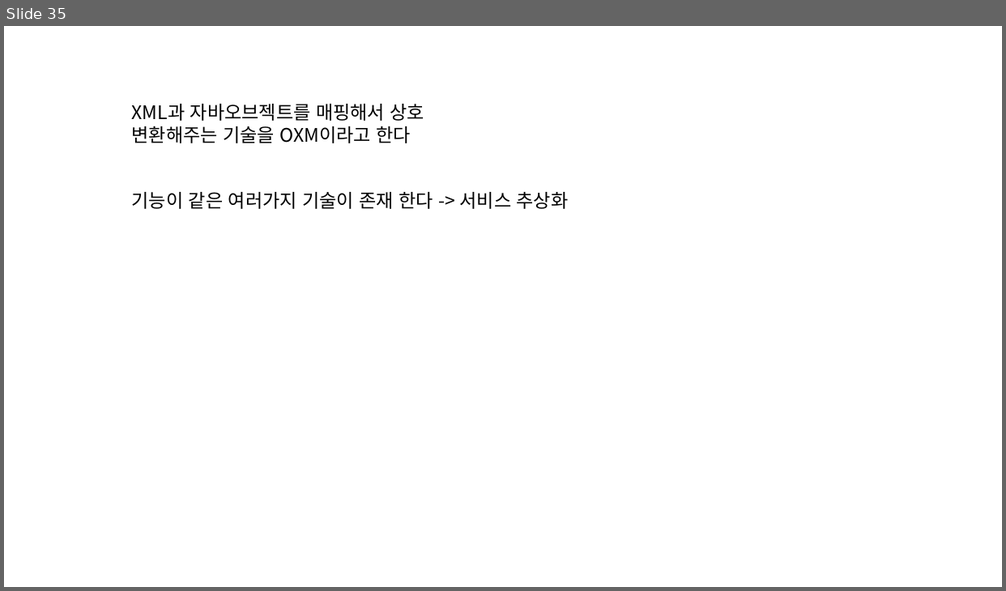
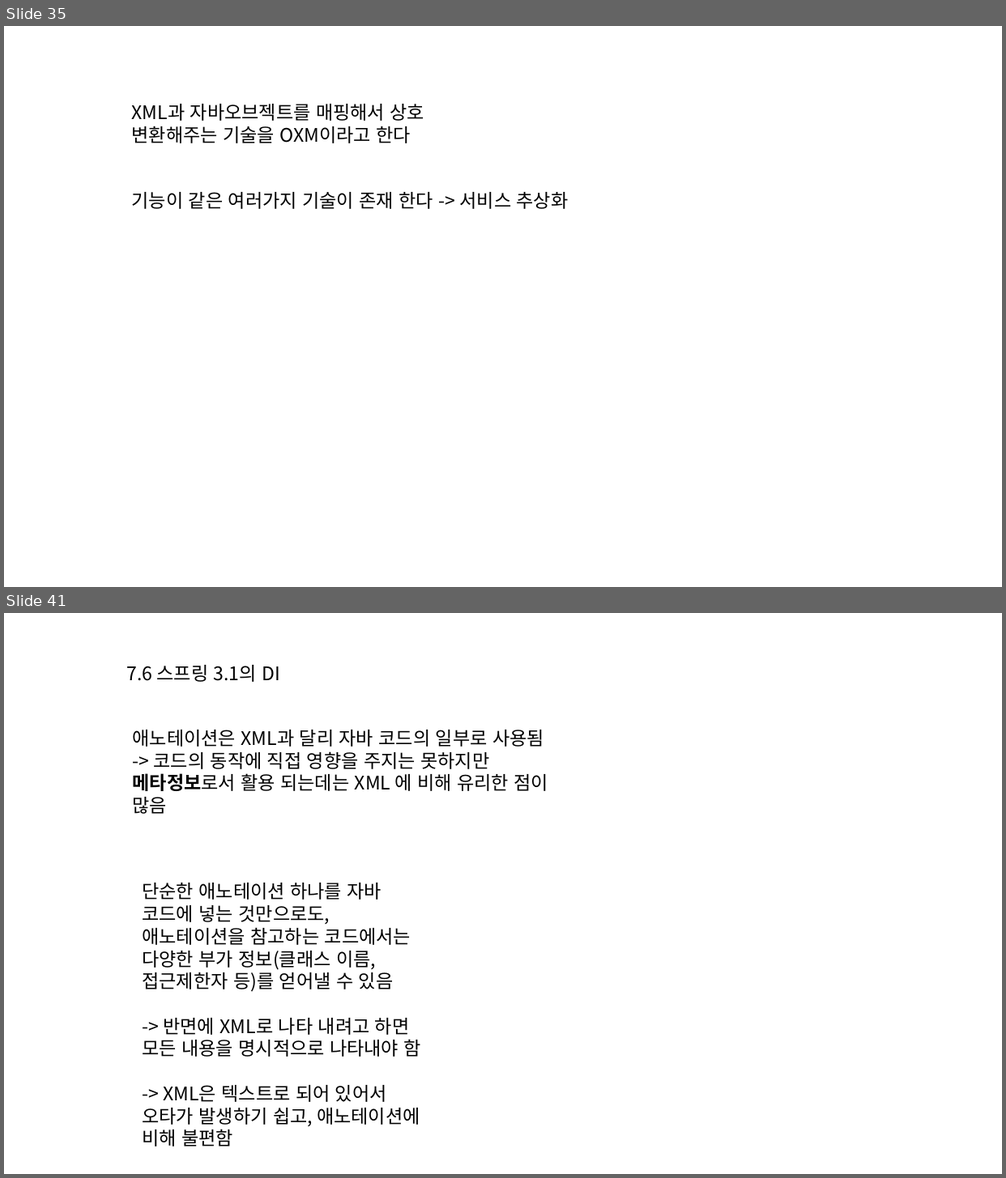
Before and after one commit to eongss/testproject, a slide deck: 프레젠테이션1.pptx. Shown one above the other, each under a label of ours: slide 35 before the commit, slides 35 and 41 after it; the slides between them are not shown. The pictures are 1006x591 and 1006x1178 pixels, drawn with LibreOffice and Linux fonts; fonts in the diff are those of the drawing. Boxes give left, top, right and bottom in pixels: in the first picture for what was removed or moved away, otherwise in the second. Text is boxed around its words. In the diff, an @@ line names an element or a change of style, - is before the commit and + after.

```diff
--- a/프레젠테이션1.pptx
+++ b/프레젠테이션1.pptx
@@ slide 41 added at (4, 613, 1002, 1174), background #FFFFFF @@
@@ text added at (126, 665, 281, 682), 18 pt, text #000000 @@
+7.6 스프링 3.1의 DI
@@ text added at (133, 730, 549, 814), 18 pt, text #000000 @@
+애노테이션은 XML과 달리 자바 코드의 일부로 사용됨
+-> 코드의 동작에 직접 영향을 주지는 못하지만 메타정보로서 활용 되는데는 XML 에 비해 유리한 점이 많음
@@ text added at (142, 883, 421, 1147), 18 pt, text #000000 @@
+단순한 애노테이션 하나를 자바 코드에 넣는 것만으로도, 애노테이션을 참고하는 코드에서는 다양한 부가 정보(클래스 이름, 접근제한자 등)를 얻어낼 수 있음
+-> 반면에 XML로 나타 내려고 하면 모든 내용을 명시적으로 나타내야 함
+-> XML은 텍스트로 되어 있어서 오타가 발생하기 쉽고, 애노테이션에 비해 불편함
```
Also in this commit, not shown: 17 other slides added, 2 slides removed, 1 other file.
